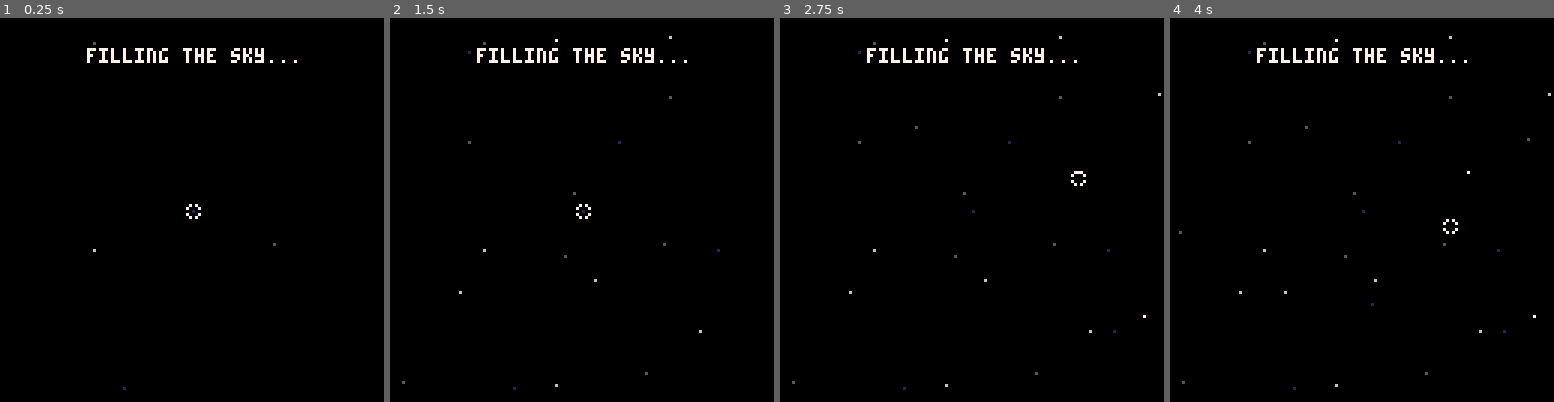
Above: before the commit, frames 1-4 (left to right).
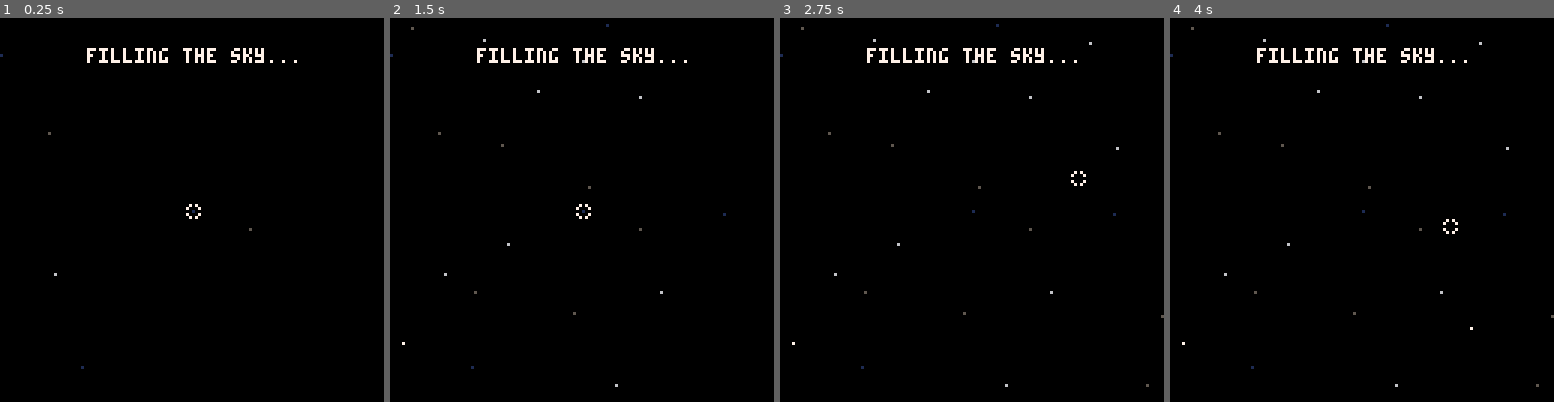
Above: after the commit, the same moments.

Repository: KeyMaster-/stargazer
Game: PICO-8 cartridge stargazer.p8
The game is run twice, just before and just after one commit, with the same random seed, the same clock (stepped at 60 frames per second) and the same inputs.
Inputs:
- Up to frame 1 (0.25 s): no input
- Up to frame 2 (1.5 s): tap X (X key) at 0.33, 1.07 s; tap O (Z key) at 0.7 s
- Up to frame 3 (2.75 s): hold Right 1.6-2.1 s; tap O (Z key) at 1.7, 2.1, 2.5 s; tap X (X key) at 1.85 s; hold Up 2.15-2.42 s; hold Right from 2.47 s (still down)
- Up to frame 4 (4 s): tap O (Z key) at 2.9, 3.3, 3.7 s; tap X (X key) at 2.97 s; release Right at 3.03 s; hold Left 3.08-3.58 s; hold Down 3.63-3.97 s

The runs differ from the first frame. In frame 1, less than 0.1% of the frame differs, in the area x 0-72%, y 6-97%; in frame 2, 0.2%; in frame 3, 0.3%; in frame 4, 0.3%, in the area x 0-100%, y 1-97%.

Commit message:
Made disconnected constellations possible, old constellations now draw dimly, made last_star line snap to hovered star

Diff:
--- a/stargazer.p8
+++ b/stargazer.p8
@@ -29,7 +29,7 @@
 
 ----- stargen definition -----
 do
-  local mindist = 18 + rnd(2)
+  local mindist = 19 + rnd(2)
   local max_candidates = 10
   local pertubation = 13 + rnd(4)
   local active = {}
@@ -61,7 +61,7 @@
     local active_star = stars[active_idx]
     local i=1
     while i<=max_candidates do
-      local r = rnd(2*mindist) + mindist
+      local r = rnd(mindist) + mindist
       local angle = rnd(1)
 
       local new_x = flr(cos(angle) * r) + active_star.x
@@ -104,45 +104,59 @@
 ---- star select start -----
 do
   local cur_constellation = {}
+  local hovered_star = nil
   local constellations = {}
   function star_select_update()
     csr_gfx = 0
+
+    hovered_star = nil
+
     for star in all(stars) do
       star.timer -= 1
       if dist_check(csr.x + cam.x, csr.y + cam.y, star.x, star.y, 3) then
+        hovered_star = star
         csr_gfx = 1
         if btnp(5) then
-          if last_star == star and #cur_constellation >= 2 then
-            add(constellations, cur_constellation)
-            cur_constellation = {}
-            last_star = nil
-          else
+          if star ~= last_star then
+            if last_star ~= nil then add(cur_constellation, star) end --Complete the last to our previous last star if we aren't starting a new sequence
+            add(cur_constellation, star) --Start the next line segment
             last_star = star
-            add(cur_constellation, star)
           end
         end
       end
     end
-  end
-
-  local function draw_constellation(const)
-    local star_count = #const - 1
-    for i=1,star_count do
-      local from = const[i]
-      local to = const[i+1]
-      line(from.x, from.y, to.x, to.y, 6)
+
+    if btnp(5) and hovered_star == nil then
+      if last_star == nil then
+        add(constellations, cur_constellation)
+        cur_constellation = {}
+      else
+        last_star = nil
+        cur_constellation[#cur_constellation] = nil --Delete the last star since it's the start of our line segment we won't complete
+      end
+    end
+  end
+
+  local function draw_constellation(const, col)
+    for i=1,#const/2 do --#const/2 since we record to/from star pairs
+      local from = const[i*2 - 1]
+      local to = const[i*2]
+      line(from.x, from.y, to.x, to.y, col)
     end
   end
 
   function star_select_draw_constellations()
 
     for const in all(constellations) do
-      draw_constellation(const)
-    end
-
-    draw_constellation(cur_constellation)
-
-    if last_star != nil then line(last_star.x, last_star.y, csr.x + cam.x, csr.y + cam.y, 6) end
+      draw_constellation(const, 5)
+    end
+
+    draw_constellation(cur_constellation, 6)
+
+    if last_star != nil then
+      if hovered_star ~= nil then line(last_star.x, last_star.y, hovered_star.x, hovered_star.y, 6)
+      else line(last_star.x, last_star.y, csr.x + cam.x, csr.y + cam.y, 6) end
+    end
   end
 end
 ----- star select end -----
